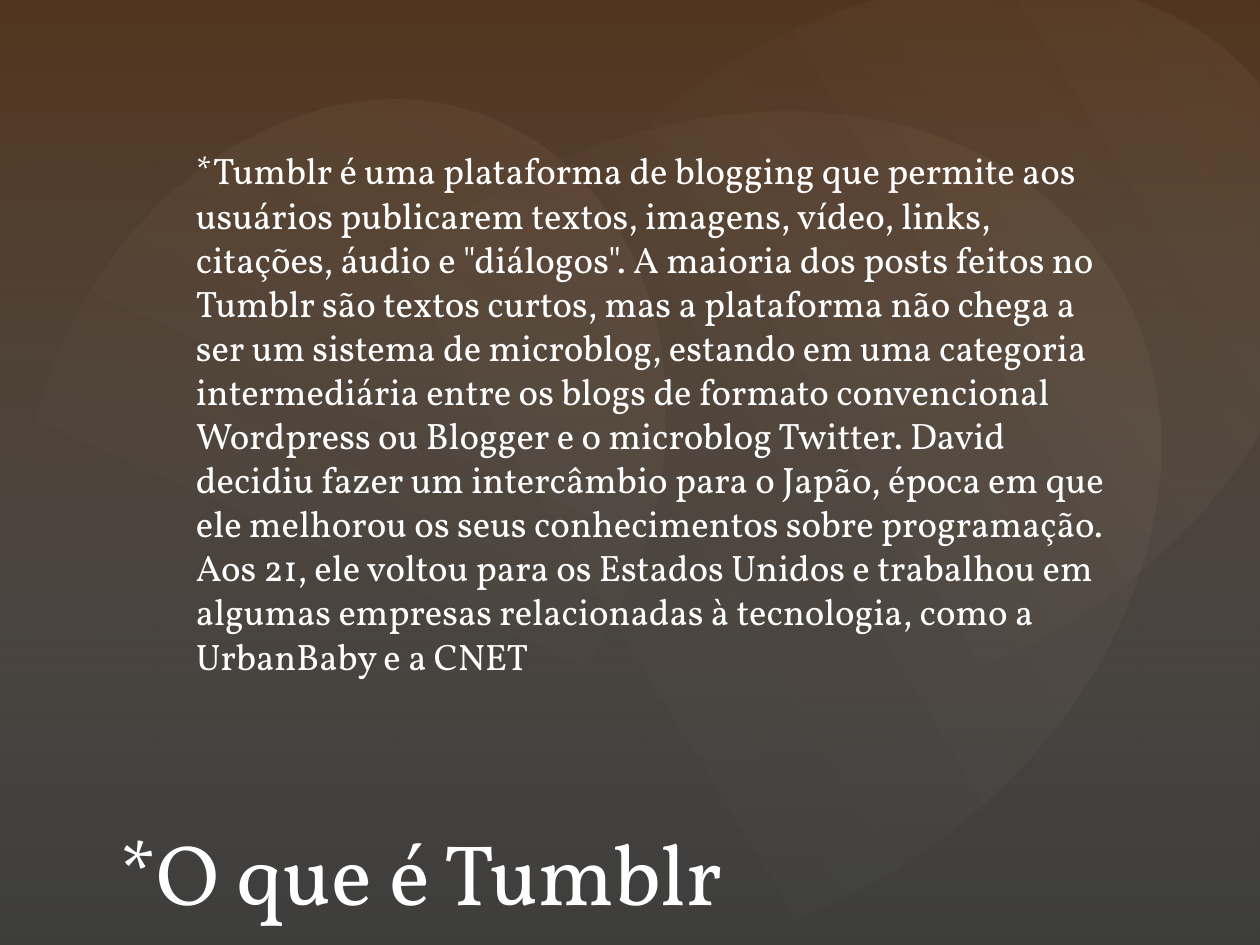
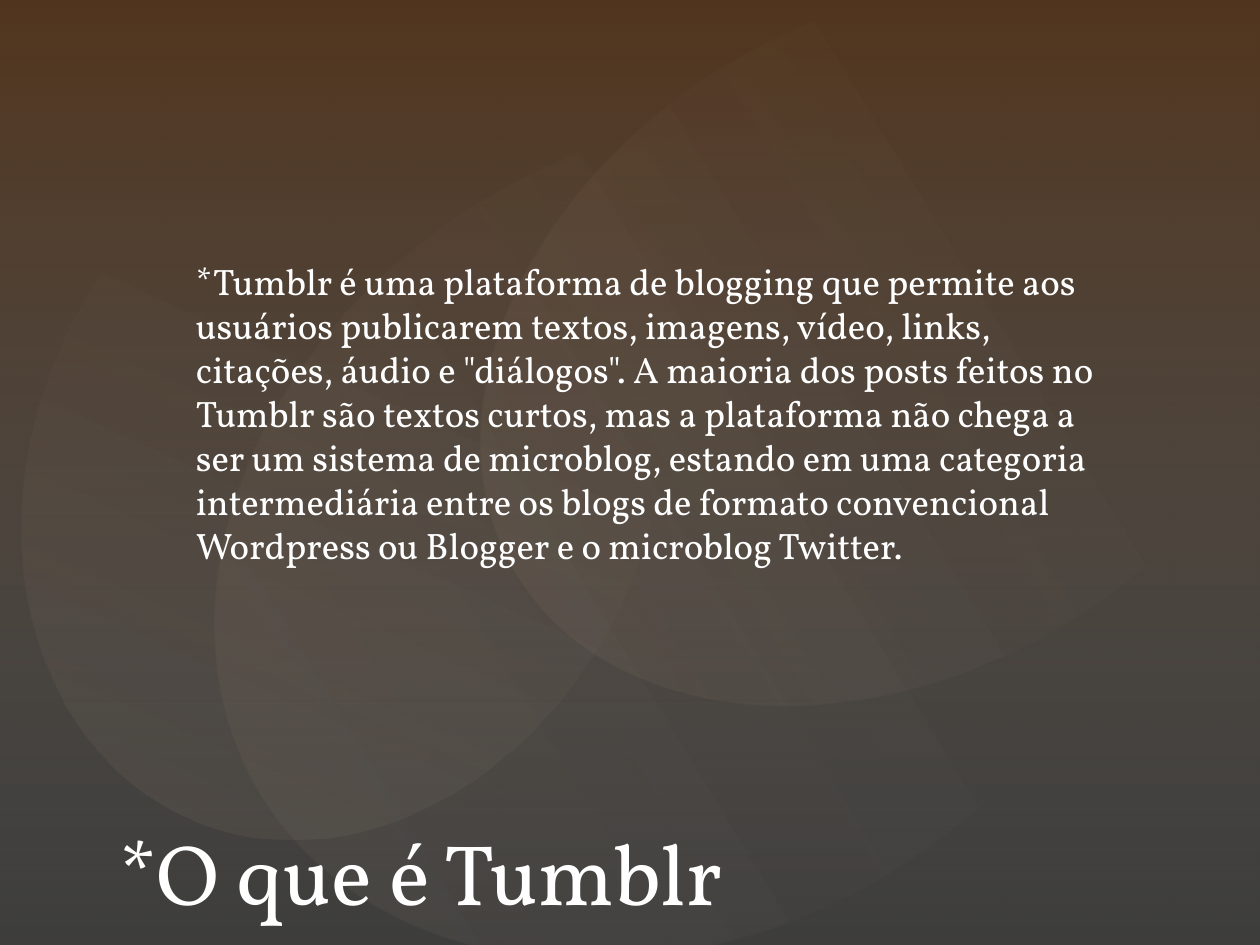
Before and after one commit to blooodoopy/CIEE, a slide deck: slide 2 of apresentação/tumblr.pptx. Drawn at 1260x945 pixels with LibreOffice and Linux fonts; fonts in the diff are those of the drawing; background and template pictures are left out; a plain dark background stands for a picture behind light text. Boxes give left, top, right and bottom in pixels: in the first picture for what was removed or moved away, otherwise in the second. Text is boxed around its words. In the diff, an @@ line names an element or a change of style, - is before the commit and + after.

Commit message:
arrumei algumas coisas na apresentação

```diff
--- a/apresentação/tumblr.pptx
+++ b/apresentação/tumblr.pptx
@@ text at (x1=196, y1=267, x2=1094, y2=568): text changed @@
-*Tumblr é uma plataforma de blogging que permite aos usuários publicarem textos, imagens, vídeo, links, citações, áudio e "diálogos". A maioria dos posts feitos no Tumblr são textos curtos, mas a plataforma não chega a ser um sistema de microblog, estando em uma categoria intermediária entre os blogs de formato convencional Wordpress ou Blogger e o microblog Twitter. David decidiu fazer um intercâmbio para o Japão, época em que ele melhorou os seus conhecimentos sobre programação. Aos 21, ele voltou para os Estados Unidos e trabalhou em algumas empresas relacionadas à tecnologia, como a UrbanBaby e a CNET
+*Tumblr é uma plataforma de blogging que permite aos usuários publicarem textos, imagens, vídeo, links, citações, áudio e "diálogos". A maioria dos posts feitos no Tumblr são textos curtos, mas a plataforma não chega a ser um sistema de microblog, estando em uma categoria intermediária entre os blogs de formato convencional Wordpress ou Blogger e o microblog Twitter.
```
Also in this commit, not shown: 11 other slides changed, 1 slide added.
